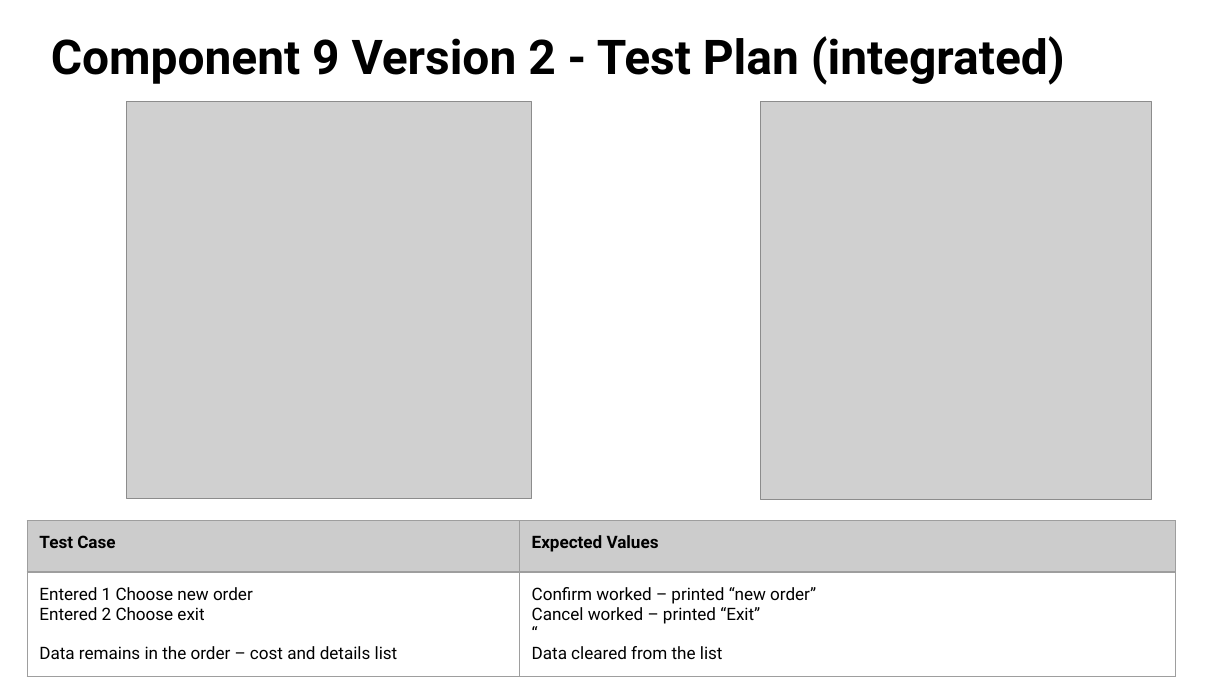
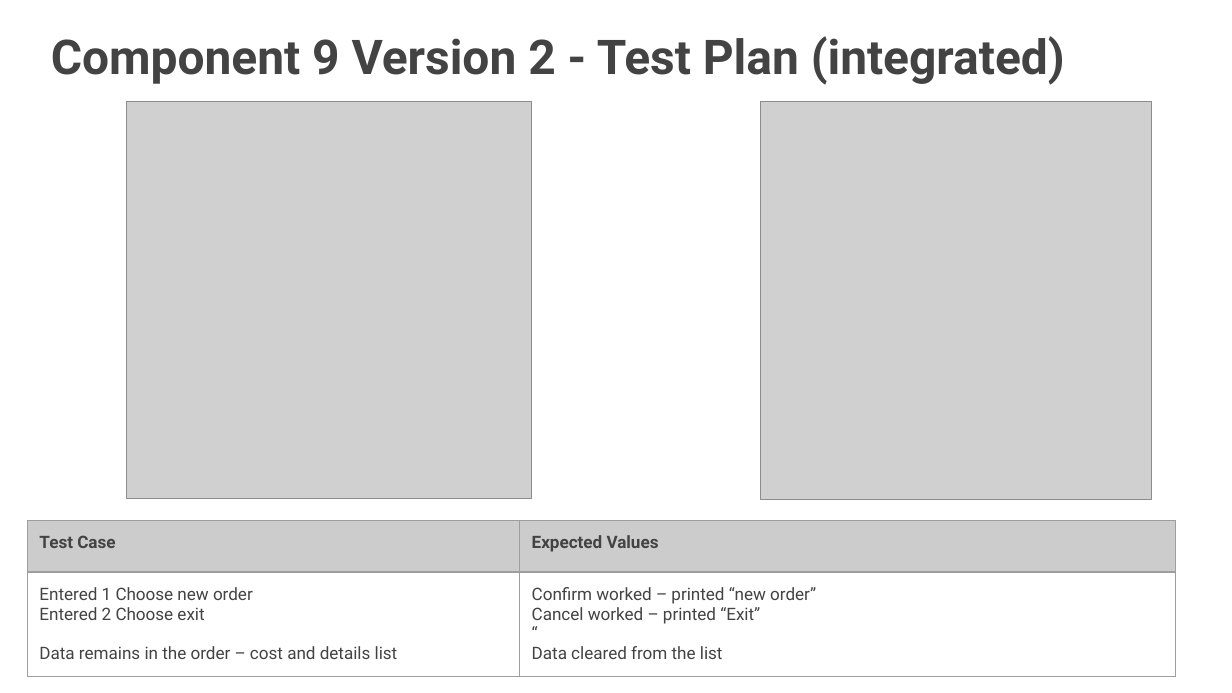
Before and after one commit to danettp/ds_nuts_bot, a slide deck: slide 73 of Danett Pepito - 000_91896 _ 91897 Documentation - 2150400 (Git).pptx. Drawn at 1232x693 pixels with LibreOffice and Linux fonts; fonts in the diff are those of the drawing; grey boxes stand for pictures; background and template pictures are left out. Boxes give left, top, right and bottom in pixels: in the first picture for what was removed or moved away, otherwise in the second. Text is boxed around its words. In the diff, an @@ line names an element or a change of style, - is before the commit and + after.

```diff
--- a/Danett Pepito - 000_91896 _ 91897 Documentation - 2150400 (Git).pptx
+++ b/Danett Pepito - 000_91896 _ 91897 Documentation - 2150400 (Git).pptx
@@ title "Component 9 Version 2 - ..." at <box>51,36,1065,85</box>: text colour #000000 to #434343 @@
@@ table at <box>27,521,1175,679</box> @@
@@ text colour #000000 to #434343 @@
```
Also in this commit, not shown: 71 other slides changed, 15 slides added, 3 slides removed, 3 other files.
